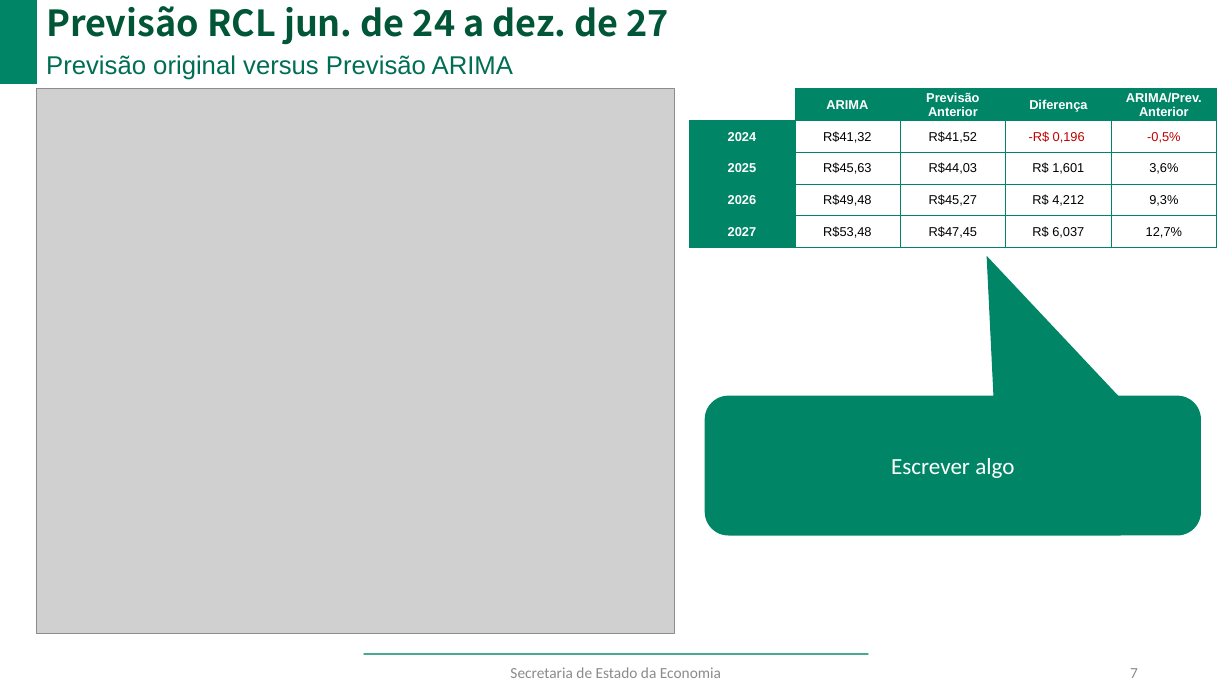
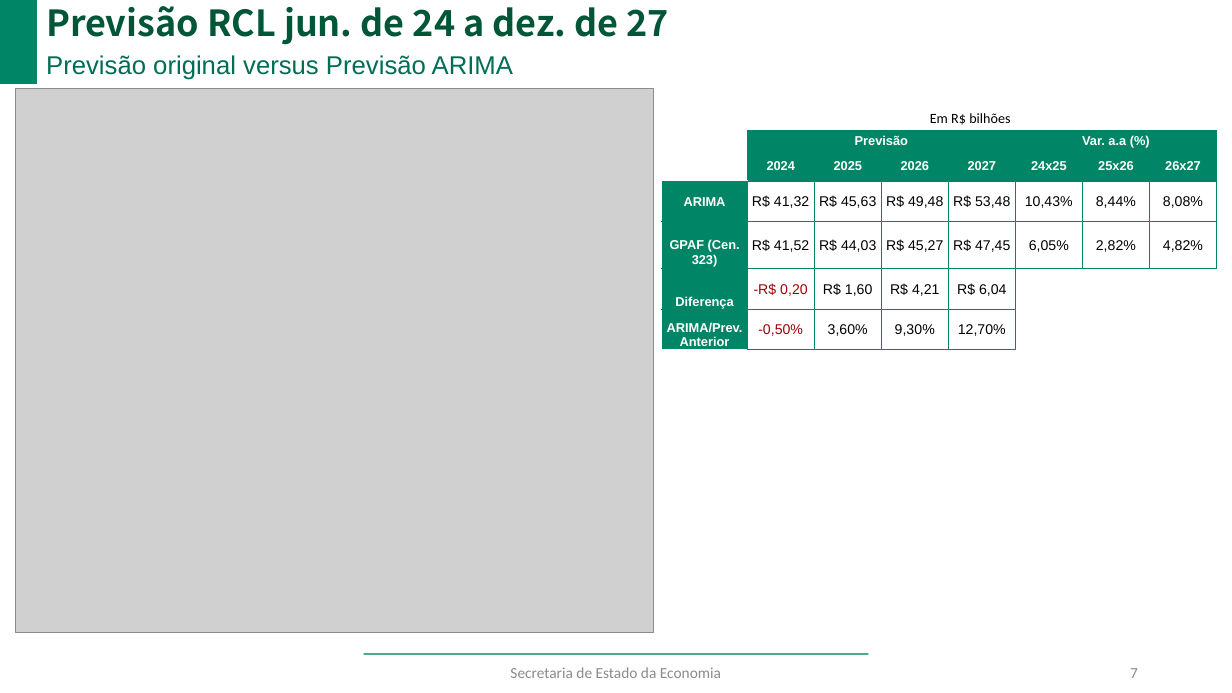
Before and after one commit to raphaellima1/Previs-o-RCL, a slide deck: slide 7 of Estimativa de receitas.pptx. Drawn at 1232x693 pixels with LibreOffice and Linux fonts; fonts in the diff are those of the drawing; grey boxes stand for pictures; background and template pictures are left out. Boxes give left, top, right and bottom in pixels: in the first picture for what was removed or moved away, otherwise in the second. Text is boxed around its words. In the diff, an @@ line names an element or a change of style, - is before the commit and + after.

```diff
--- a/Estimativa de receitas.pptx
+++ b/Estimativa de receitas.pptx
@@ picture: place and size @@
-picture at <box>37,89,675,633</box>
+picture at <box>16,89,653,633</box>
@@ table removed at <box>689,89,1216,248</box>, 5 rows, 5 columns @@
- | ARIMA | Previsão / Anterior | Diferença | ARIMA/Prev. Anterior
-2024 | R$41,32 | R$41,52 | -R$ 0,196 | -0,5%
-2025 | R$45,63 | R$44,03 | R$ 1,601 | 3,6%
-2026 | R$49,48 | R$45,27 | R$ 4,212 | 9,3%
-2027 | R$53,48 | R$47,45 | R$ 6,037 | 12,7%
@@ text added at <box>930,113,1010,125</box>, 11 pt, text #000000 @@
+Em R$ bilhões
@@ table added at <box>662,131,1220,350</box>, 6 rows, 9 columns @@
+ |  | Previsão |  |  |  | Var. a.a (%) |  | 
+ |  | 2024 | 2025 | 2026 | 2027 | 24x25 | 25x26 | 26x27
+ARIMA |  | R$ 41,32 | R$ 45,63 | R$ 49,48 | R$ 53,48 | 10,43% | 8,44% | 8,08%
+GPAF (Cen. 323) |  | R$ 41,52 | R$ 44,03 | R$ 45,27 | R$ 47,45 | 6,05% | 2,82% | 4,82%
+Diferença |  | -R$ 0,20 | R$ 1,60 | R$ 4,21 | R$ 6,04 |  |  | 
+ARIMA/Prev. Anterior |  | -0,50% | 3,60% | 9,30% | 12,70% |  |  | 
@@ rounded speech box removed at <box>705,396,1201,535</box> @@
-Escrever algo
```
Also in this commit, not shown: 4 other slides changed, 4 other files.
